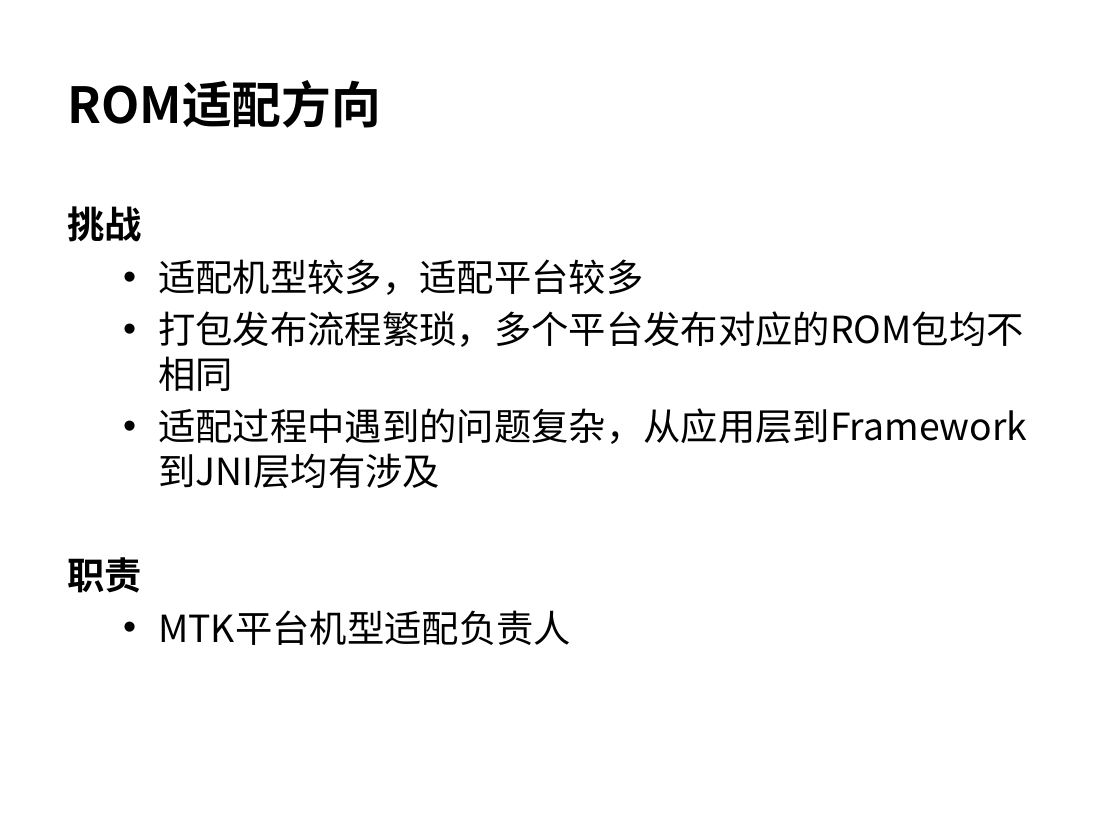
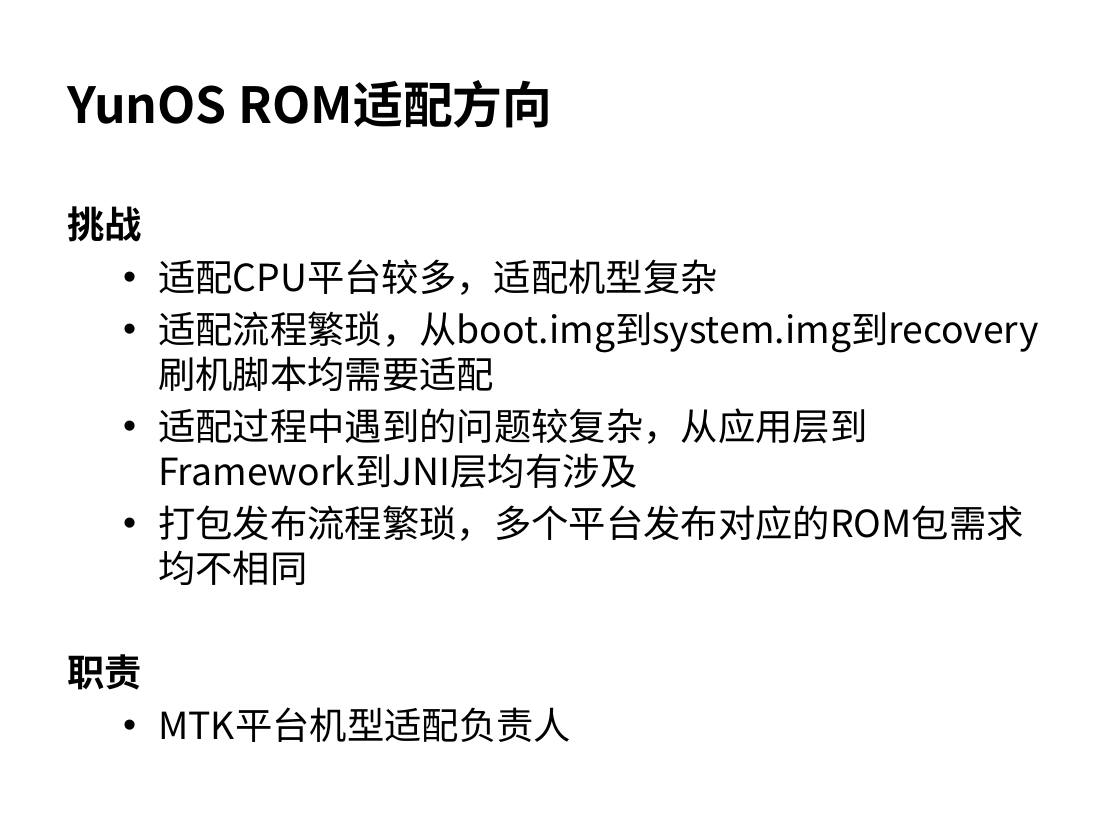
Before and after one commit to wangzhengyi/WangZhengyi, a slide deck: slide 4 of promote/2016-promote-p6.pptx (slide 10 before the commit). Drawn at 1120x840 pixels with LibreOffice and Linux fonts; fonts in the diff are those of the drawing. Boxes give left, top, right and bottom in pixels: in the first picture for what was removed or moved away, otherwise in the second. Text is boxed around its words. In the diff, an @@ line names an element or a change of style, - is before the commit and + after.

```diff
--- a/promote/2016-promote-p6.pptx
+++ b/promote/2016-promote-p6.pptx
@@ title at bbox=[67, 80, 552, 128]: text changed @@
-ROM适配方向
+YunOS ROM适配方向
@@ text at bbox=[158, 259, 1039, 541]: text changed @@
-  • 适配机型较多，适配平台较多
-  • 打包发布流程繁琐，多个平台发布对应的ROM包均不相同
-  • 适配过程中遇到的问题复杂，从应用层到Framework到JNI层均有涉及
+  • 适配CPU平台较多，适配机型复杂
+  • 适配流程繁琐，从boot.img到system.img到recovery刷机脚本均需要适配
+  • 适配过程中遇到的问题较复杂，从应用层到Framework到JNI层均有涉及
+  • 打包发布流程繁琐，多个平台发布对应的ROM包需求均不相同
```
Also in this commit, not shown: 9 other slides changed.
